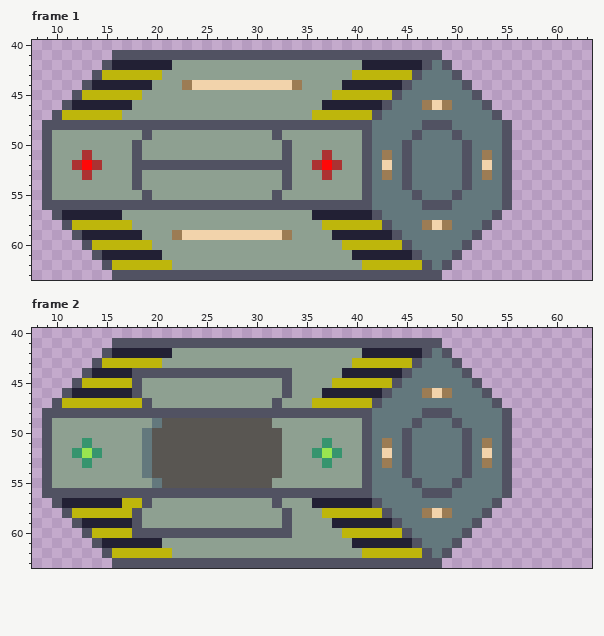
File history of a pixel-art file, assets/Sprites/Chest/Chest.aseprite. Above is the file before it was changed.
64x64 pixels, 2 frames. Shown: frame 1: x 8..63, y 40..63; frame 2: x 8..63, y 40..63.
The result:
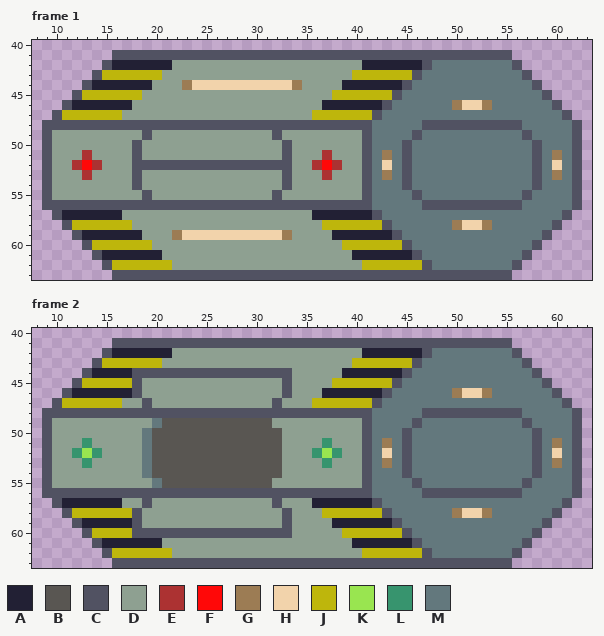
Palette (. is transparent): A #222034  B #595652  C #515262  D #8ea091  E #ac3232  F #ff0808  G #9c7c54  H #f2d3ab  J #beb60c  K #99e550  L #37946e  M #63787d
Message: Arreglos Arreglo del cofre y añadidos sprites que faltaban.
The edit:
Changed rows in their new state; - is an unchanged pixel.
Frame 1, layer "cofre":
first column x 47:
41 --CCCCCCC-------
42 --MMMMMMMC------
43 ---MMMMMMMC-----
44 ----MMMMMMMC----
45 -----MMMMMMMC---
46 MMMGHHGMMMMMMC--
47 -------MMMMMMMC-
48 ---CCCCC-CMMMMMC
49 ---M----MMCMMMMC
50 ----M---MMMCMMMC
51 ----M-M-MMMCMGMC
52 ----M-M-MMMCMHMC
53 ----M-M-MMMCMGMC
54 ----M---MMMCMMMC
55 ---M----MMCMMMMC
56 ---CCCCC-CMMMMMC
57 -------MMMMMMMC-
58 MMMGHHGMMMMMMC--
59 -----MMMMMMMC---
60 ----MMMMMMMC----
61 ---MMMMMMMC-----
62 --MMMMMMMC------
63 --CCCCCCC-------
Frame 2, layer "cofre":
first column x 17:
41 --------------------------------CCCCCCC-------
42 --------------------------------MMMMMMMC------
43 ---------------------------------MMMMMMMC-----
44 ----------------------------------MMMMMMMC----
45 -----------------------------------MMMMMMMC---
46 ------------------------------MMMGHHGMMMMMMC--
47 DD-----------------------------------MMMMMMMC-
48 ---------------------------------CCCCC-CMMMMMC
49 ---------------------------------M----MMCMMMMC
50 ----------------------------------M---MMMCMMMC
51 ----------------------------------M-M-MMMCMGMC
52 ----------------------------------M-M-MMMCMHMC
53 ----------------------------------M-M-MMMCMGMC
54 ----------------------------------M---MMMCMMMC
55 ---------------------------------M----MMCMMMMC
56 ---------------------------------CCCCC-CMMMMMC
57 DD-----------------------------------MMMMMMMC-
58 ------------------------------MMMGHHGMMMMMMC--
59 -----------------------------------MMMMMMMC---
60 ----------------------------------MMMMMMMC----
61 ---------------------------------MMMMMMMC-----
62 --------------------------------MMMMMMMC------
63 --------------------------------CCCCCCC-------
Changed places in both pictures, as pixel boxes (x1, y1, x2, y2):
changed: (422, 50, 582, 280)
changed: (422, 338, 582, 568)
changed: (122, 398, 142, 408)
changed: (122, 498, 142, 508)
